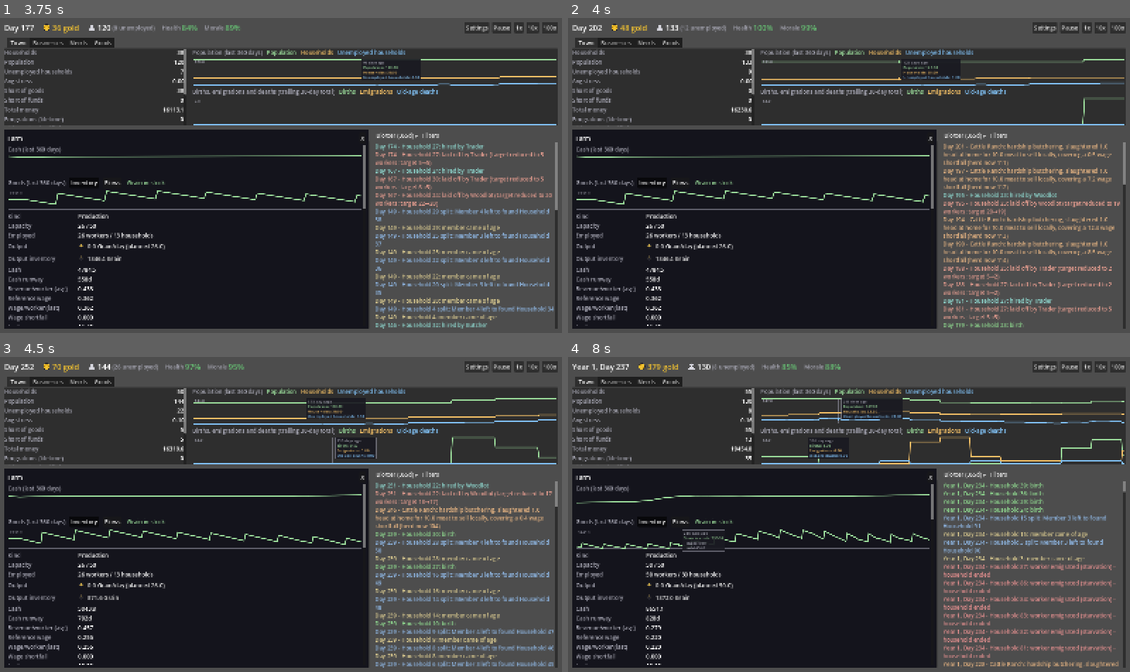
Above: before the commit, frames 1-4 (two rows, left to right).
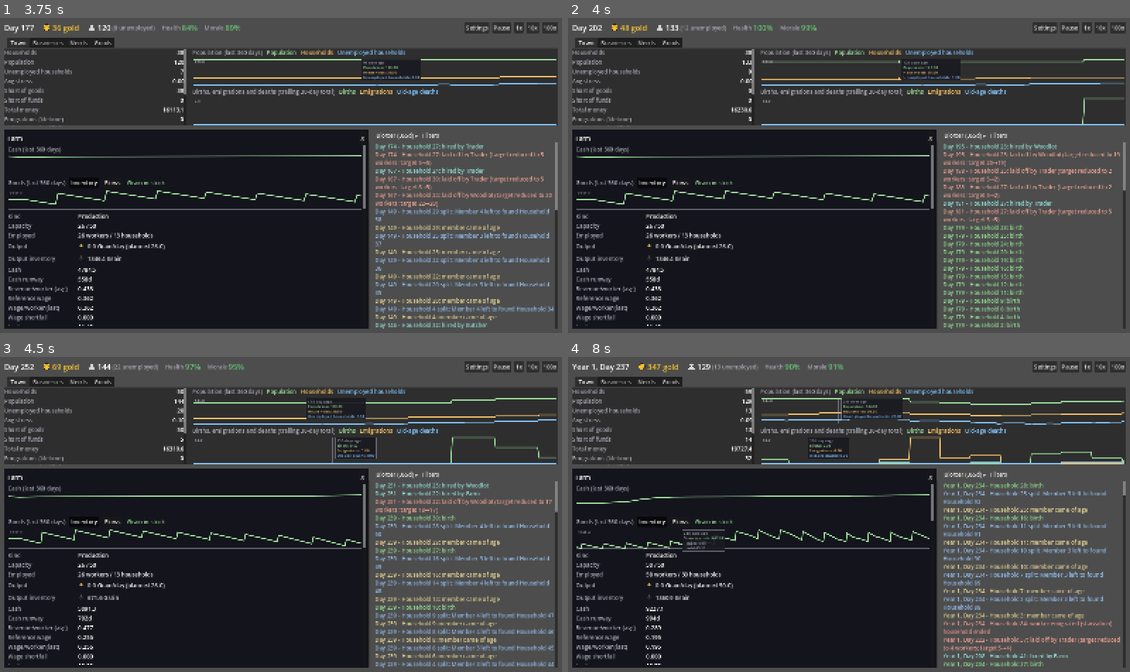
Above: after the commit, the same moments.

Repository: forsman5/sitka
Game: Godot game, scene res://scenes/sim/he_dashboard.tscn
The game is run twice, just before and just after one commit, with the same random seed, the same clock (stepped at 60 frames per second) and the same inputs. This scene is started directly instead of the project's main scene.
Inputs (mouse positions are in pixels of both pictures, inside the frame that each line leads up to):
- Up to frame 1 (3.75 s): click "1x" at 0.5 s; click "10x" at 1.25 s; click "100x" at 2 s; click "Farm" at 2.75 s; tap Enter at 3.5 s; drag from (376, 71) to (337, 106) at 3.52 s
- Up to frame 2 (4 s): no input
- Up to frame 3 (4.5 s): drag from (376, 451) to (252, 577) at 4.27 s
- Up to frame 4 (8 s): move the mouse to (753, 505) at 5.02 s; hold Right (ui_right) 5.03-5.75 s; hold Alt 5.03-5.75 s; click (753, 505) at 5.17 s; drag from (753, 539) to (680, 467) at 5.77 s; move the mouse to (1017, 561) at 6.52 s; hold Left (ui_left) 6.53-7.25 s; tap F at 6.6 s; tap Space at 6.77 s; drag from (680, 467) to (764, 435) at 7.27 s

Frame 1 is identical in both runs. In frame 2, 5.2% of the frame differs, in the area x 66-100%, y 39-99%; in frame 3, 4.4%; in frame 4, 8.3%, in the area x 1-100%, y 2-99%.

Commit message:
Herd collateral: a ranch finances payroll against its herd, not in breeding stock
A staffed ranch has no income until its herd reaches the cull target, so when its
60-day wage overdraft ran out it slaughtered breeding stock at home for ~19 coins
a head (a cull sells for 45-60), lost care to the carcass work, and its herd
never reached the target. Its wage overdraft is now the larger of 60 days of
wages and HERD_COLLATERAL_FRACTION of the herd valued at the Trader's bid.
Hardship slaughter stays as the backstop once that limit is reached.

Measured over a year: staffed ranch 135 head (care 1.00, 0 slaughtered) vs 107.6
(care 0.59, 24 slaughtered) before, unstaffed 117.4.

Co-Authored-By: Claude Sonnet 5.5 <noreply@anthropic.com>

Diff:
--- a/scripts/sim/harness/run_household_economy.gd
+++ b/scripts/sim/harness/run_household_economy.gd
@@ -57,6 +57,7 @@
 	_check_old_age_orphans_get_adopted()
 	_check_herds_grow_and_cull()
 	_check_herd_cull_target_is_configurable()
+	_check_herd_collateral_finances_wages()
 	_check_herd_staffing_matters()
 	_check_herd_monetization()
 	_check_hardship_butchery_makes_local_meat()
@@ -2014,7 +2015,8 @@
 		return
 	worker.employer_business_id = ranch.id
 	var wage_bill: float = sim._reference_wage_per_worker(ranch.settlement_id) * float(sim._business_employed_worker_count(ranch.id))
-	ranch.balance = -HESimulation.WAGE_NEGATIVE_BALANCE_FLOOR_DAYS * wage_bill - 20.0
+	# Past what the ranch can borrow against its herd, not just past 60 days of wages.
+	ranch.balance = -sim._wage_overdraft_limit(ranch, wage_bill) - 20.0
 	var herd_before := ranch.herd_size
 	sim.advance_ticks(1)
 
@@ -2040,6 +2042,42 @@
 	_assert(sim.businesses.has(ranch.id), "The ranch should survive on the meat it sells")
 	_assert(ranch.balance > balance_after_slaughter, "Meat sales should repay the ranch's debt")
 	_check_demographic_invariants(sim)
+
+## A staffed ranch's husbandry is financed by its herd, not paid for in
+## breeding stock: with no income until the cull, it runs an overdraft against
+## the herd's value, so it slaughters nothing for payroll, keeps its care up, and
+## its herd outgrows an unstaffed ranch's. (Hardship slaughter remains the
+## backstop once the borrowing limit is reached -- the test above.)
+func _check_herd_collateral_finances_wages() -> void:
+	print("\n=== Herd collateral: payroll is financed against the herd, not paid in head ===")
+	var results := {}
+	for staffed in [false, true]:
+		var sim := _new_sim("build_three_business_economy")
+		var ranch: HEBusiness = sim.businesses[HEScenarioSeeds.CATTLE_RANCH_BUSINESS_ID]
+		if staffed:
+			ranch.capacity = ranch.max_capacity
+			ranch.min_capacity = ranch.max_capacity
+		else:
+			ranch.max_capacity = 0
+			ranch.capacity = 0
+		var slaughtered := 0.0
+		var lowest_balance := 0.0
+		var collateral_at_start: float = sim._herd_collateral(ranch)
+		for day in 360:
+			sim.advance_ticks(1)
+			slaughtered += ranch.last_hardship_butchered
+			lowest_balance = minf(lowest_balance, ranch.balance)
+		results[staffed] = {"herd": ranch.herd_size, "care": ranch.last_care_fraction, "slaughtered": slaughtered,
+			"lowest": lowest_balance, "workers": sim._business_employed_worker_count(ranch.id), "collateral": collateral_at_start}
+	var s: Dictionary = results[true]
+	var u: Dictionary = results[false]
+	print("  unstaffed herd %.1f | staffed herd %.1f (care %.2f, %d workers, %.0f head slaughtered, lowest balance %.0f of %.0f borrowable)" % [
+		u["herd"], s["herd"], s["care"], s["workers"], s["slaughtered"], s["lowest"], s["collateral"]])
+	_assert(s["workers"] > 0, "Test setup: the staffed ranch should have a crew")
+	_assert(s["slaughtered"] < 0.0001, "A ranch borrowing against its herd should slaughter nothing to make payroll, slaughtered %.0f" % s["slaughtered"])
+	_assert(s["lowest"] < 0.0 and s["lowest"] >= -s["collateral"] - EPSILON, "It should run an overdraft, within what the herd covers (%.0f of %.0f)" % [-s["lowest"], s["collateral"]])
+	_assert(s["care"] > 0.9, "Care should stay near full when payroll is not paid in carcasses, got %.2f" % s["care"])
+	_assert(s["herd"] > u["herd"] + 5.0, "A staffed ranch's herd should clearly outgrow an unstaffed one (%.1f vs %.1f)" % [s["herd"], u["herd"]])
 
 ## With no staffed Trader or Butcher, a ranch butchers its own cull the day it
 ## happens: no standing livestock stock, and the meat is sold locally. With an
--- a/scripts/sim/household_economy/he_simulation.gd
+++ b/scripts/sim/household_economy/he_simulation.gd
@@ -543,6 +543,10 @@
 ## cash-runway guard in _evaluate_business_capacity (shrink the business),
 ## not by rationing take-home pay day to day.
 const WAGE_NEGATIVE_BALANCE_FLOOR_DAYS := 60.0
+## Share of its herd's value (at the Trader's bid) a ranch may borrow against to
+## make payroll -- see _wage_overdraft_limit. Half, so the lender's loss is
+## covered even if a cull has to go to the Trader at its bid.
+const HERD_COLLATERAL_FRACTION := 0.5
 
 ## Inputs may be bought on credit beyond cash, up to this many days of the
 ## business's own input cost (and never below the wage floor above). Matches
@@ -1767,7 +1771,7 @@
 		var total_needed: float = reference_wage * employed
 		# A government pays only out of what its treasury actually holds -- no
 		# overdraft allowance, unlike a business that expects to earn it back.
-		var floor: float = 0.0 if b.kind == HEBusiness.Kind.GOVERNMENT else -WAGE_NEGATIVE_BALANCE_FLOOR_DAYS * total_needed
+		var floor: float = -_wage_overdraft_limit(b, total_needed)
 		if b.kind == HEBusiness.Kind.HERD:
 			# Not clamped at the floor: debt already BELOW the floor counts
 			# toward what must be raised, so a crew that's hired is always
@@ -1802,6 +1806,26 @@
 			failed_ids.append(business_id)
 	for business_id in failed_ids:
 		_fail_business(business_id, record)
+
+## How far below zero `b` may run while paying wages. A business may owe up to
+## WAGE_NEGATIVE_BALANCE_FLOOR_DAYS of its wage bill; a government none. A ranch
+## has no income until its herd reaches the cull target, so for a ranch the limit
+## is the larger of that and a share of its herd's exit value (_herd_collateral):
+## payroll is then financed by the cull it is waiting for rather than by
+## slaughtering the breeding stock whose care it is paying for.
+func _wage_overdraft_limit(b: HEBusiness, total_needed: float) -> float:
+	if b.kind == HEBusiness.Kind.GOVERNMENT:
+		return 0.0
+	var limit := WAGE_NEGATIVE_BALANCE_FLOOR_DAYS * total_needed
+	if b.kind == HEBusiness.Kind.HERD:
+		limit = maxf(limit, _herd_collateral(b))
+	return limit
+
+## What a ranch can borrow against its living herd: HERD_COLLATERAL_FRACTION of
+## the herd valued at the Trader's bid, the exit price that is always on offer
+## (the Butcher pays more, but only when one is staffed).
+func _herd_collateral(b: HEBusiness) -> float:
+	return b.herd_size * livestock_quote(b.species, LivestockQuote.TRADER_BID) * HERD_COLLATERAL_FRACTION
 
 ## A business that has used up its whole credit line (the wage floor, see
 ## WAGE_NEGATIVE_BALANCE_FLOOR_DAYS) fails outright: it is deleted, its
